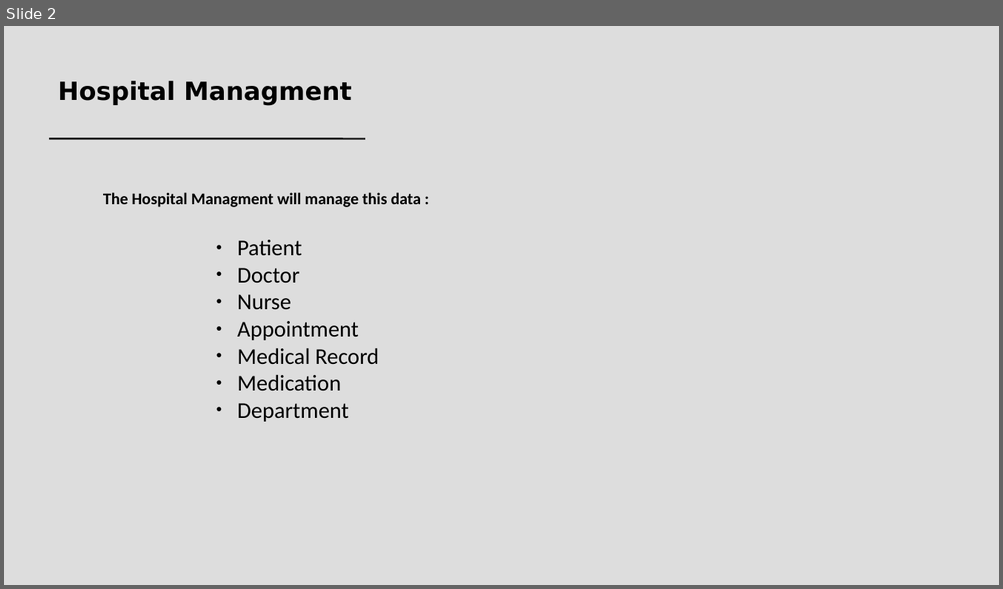
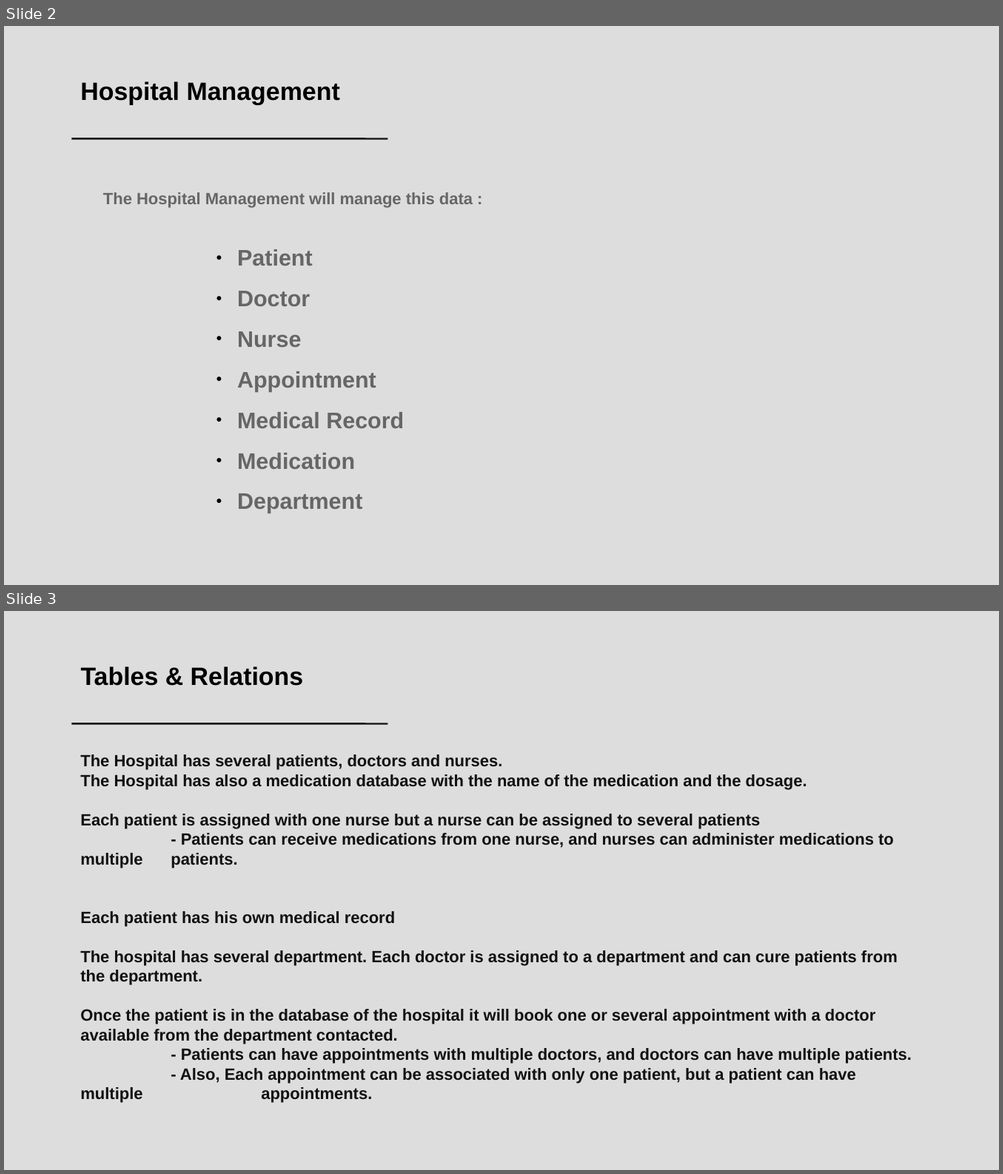
Before and after one commit to enzo-jehl/hospital, a slide deck: project-presentation.odp. Shown one above the other, each under a label of ours: slide 2 before the commit, slides 2 and 3 after it. The pictures are 1003x589 and 1003x1174 pixels, drawn with LibreOffice and Linux fonts; fonts in the diff are those of the drawing. Boxes give left, top, right and bottom in pixels: in the first picture for what was removed or moved away, otherwise in the second. Text is boxed around its words. In the diff, an @@ line names an element or a change of style, - is before the commit and + after.

```diff
--- a/project-presentation.odp
+++ b/project-presentation.odp
@@ slide 3 added at [4, 611, 999, 1170], background #DDDDDD @@
@@ text added at [81, 667, 304, 686], 20 pt, text #000000, bold @@
+Tables & Relations
@@ line added from (71, 723) to (387, 723), #111111 1.45 pt @@
@@ text added at [80, 755, 911, 1103], 13 pt, text #111111, bold @@
+The Hospital has several patients, doctors and nurses.
+The Hospital has also a medication database with the name of the medication and the dosage.
+Each patient is assigned with one nurse but a nurse can be assigned to several patients
+- Patients can receive medications from one nurse, and nurses can administer medications to multiple patients.
+Each patient has his own medical record
+The hospital has several department. Each doctor is assigned to a department and can cure patients from the department.
+Once the patient is in the database of the hospital it will book one or several appointment with a doctor available from the department contacted.
+- Patients can have appointments with multiple doctors, and doctors can have multiple patients.
+- Also, Each appointment can be associated with only one patient, but a patient can have multiple appointments.
@@ slide 2 changed as well @@
@@ text at [80, 82, 340, 105]: text changed; font DejaVu Sans to Arial @@
-Hospital Managment
+Hospital Management
@@ line moved from (49, 138) - (365, 138) to (71, 138) - (387, 138) @@
@@ text at [103, 192, 472, 208]: text changed; font Calibri to Arial; text colour #000000 to #666666 @@
-The Hospital Managment will manage this data :
+The Hospital Management will manage this data :
@@ text "Patient" at [237, 249, 404, 514]: font Calibri to Arial, text colour #000000 to #666666, bold on; line spacing 1 to 1.5 @@
```
Also in this commit, not shown: 1 other slide changed, 1 slide removed, 2 other files.
